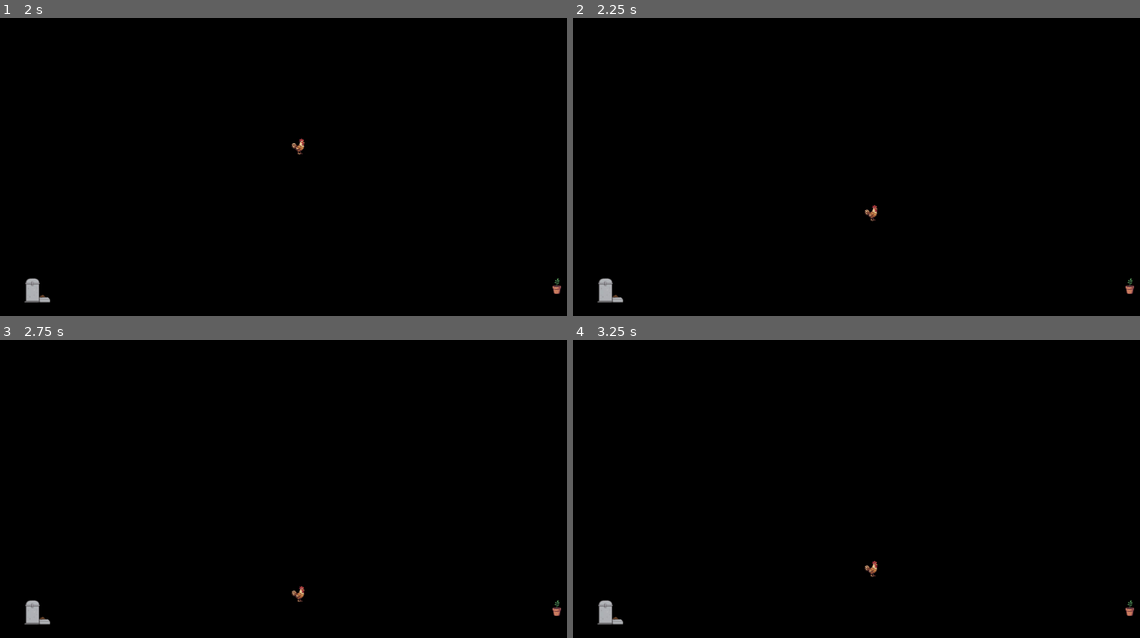
Above: before the commit, frames 1-4 (two rows, left to right).
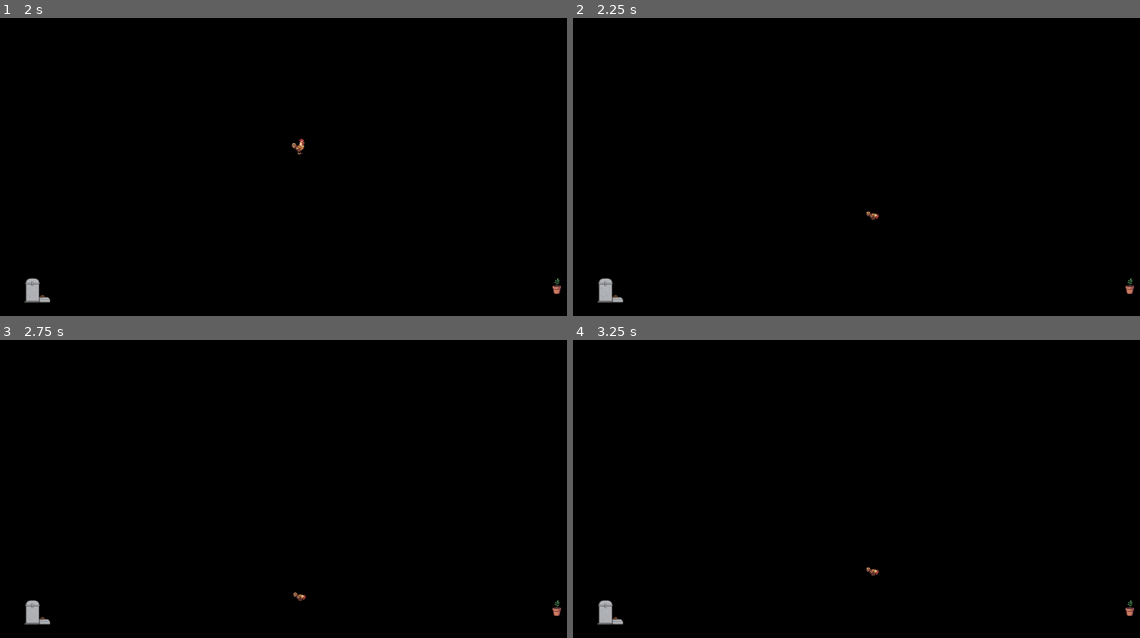
Above: after the commit, the same moments.

Repository: Devkazekama/BCR
Game: Godot game, scene res://Scenes/desktop_manager.tscn
Same seed, same stepped clock (60 frames per second), same inputs: the game is played once before the commit and once after it.
Inputs (mouse positions are in pixels of both pictures, inside the frame that each line leads up to):
- Up to frame 1 (2 s): drag from (11, 310) to (300, 38) at 0.52 s; drag from (96, 143) to (34, 283) at 1.27 s
- Up to frame 2 (2.25 s): move the mouse to (873, 38) at 2.02 s; click (873, 38) at 2.17 s
- Up to frame 3 (2.75 s): no input
- Up to frame 4 (3.25 s): drag from (771, 521) to (601, 387) at 2.77 s

Frame 1 is identical in both runs. In frame 2, less than 0.1% of the frame differs, in the area x 51-55%, y 62-69%; in frame 3, less than 0.1%; in frame 4, less than 0.1%.

Commit message:
Fix physics bounds, collisions, sliding, and pet states
- Implemented dynamic bounding box calculation based on rotation to prevent clipping.
- Added smooth rotation recovery to PickableItems.
- Increased dampening for facilities to stop ice-like sliding.
- Added FALLING and RECOVERING states to pets for tumbling physics.
- Added FORCED_WANDER state for abrupt waking behavior.
- Fixed corn attachment and pickup issues from the PlantPot.
- Configured rigid collision layers and masks to enforce object isolation.

Co-authored-by: Devkazekama <58868652+Devkazekama@users.noreply.github.com>

Diff:
--- a/battle-chicken-rancher/Scripts/PickableItem.gd
+++ b/battle-chicken-rancher/Scripts/PickableItem.gd
@@ -83,6 +83,9 @@
 		throw_velocity = (current_mouse_pos - last_mouse_pos) / delta
 		last_mouse_pos = current_mouse_pos
 		global_position = current_mouse_pos + drag_offset
+
+		# Smoothly right the object when picked up
+		rotation = lerp_angle(rotation, 0.0, 15.0 * delta)
 
 	if use_motion_blur:
 		_handle_motion_blur(delta)
--- a/battle-chicken-rancher/Scripts/PlantPot.gd
+++ b/battle-chicken-rancher/Scripts/PlantPot.gd
@@ -11,6 +11,14 @@
 
 func _ready() -> void:
 	z_index = 0
+
+	# High dampening so it doesn't slide across the floor
+	linear_damp = 5.0
+	angular_damp = 5.0
+
+	# Collision logic: Layer 3, Mask 3 (Facilities collide only with Facilities)
+	collision_layer = 4 # 2^2
+	collision_mask = 4  # 2^2
 
 	# Calling super._ready() allows DesktopBody2D to calculate its bounds_bottom
 	super._ready()
@@ -35,6 +43,7 @@
 	if is_instance_valid(current_corn) and not current_corn.is_queued_for_deletion():
 		if current_corn.get("is_attached") == true:
 			current_corn.global_position = spawn_point.global_position
+			current_corn.rotation = self.rotation
 
 func _on_picked_up() -> void:
 	super._on_picked_up()
@@ -62,6 +71,7 @@
 
 		if "is_attached" in current_corn:
 			current_corn.is_attached = true
+			current_corn.freeze = true
 
 		current_corn.z_as_relative = false
 		current_corn.z_index = 1
--- a/battle-chicken-rancher/Scripts/corn.gd
+++ b/battle-chicken-rancher/Scripts/corn.gd
@@ -3,7 +3,17 @@
 
 func _ready() -> void:
 	z_index = 1
+
+	# Collision logic: Layer 2, Mask 2 (Props collide only with Props)
+	collision_layer = 2
+	collision_mask = 2
+
 	super._ready()
 
 	# Ensure the vacuum recognizes it as food
 	add_to_group("food")
+
+func _on_picked_up() -> void:
+	super._on_picked_up()
+	if is_attached:
+		is_attached = false
--- a/battle-chicken-rancher/Scripts/desktop_body_2d.gd
+++ b/battle-chicken-rancher/Scripts/desktop_body_2d.gd
@@ -104,10 +104,57 @@
 		return
 
 	var screen_rect = DisplayServer.screen_get_usable_rect(get_window().current_screen)
-	var floor_limit = screen_rect.end.y - GameSettings.taskbar_offset - bounds_bottom
-	var ceiling_limit = screen_rect.position.y - bounds_top
-	var left_limit = screen_rect.position.x - bounds_left
-	var right_limit = screen_rect.end.x - bounds_right
+
+	# Dynamically calculate bounds based on current rotation
+	var current_bounds_bottom = bounds_bottom
+	var current_bounds_top = bounds_top
+	var current_bounds_left = bounds_left
+	var current_bounds_right = bounds_right
+
+	var col_shape = get_node_or_null("CollisionShape2D")
+	var poly_shape = get_node_or_null("CollisionPolygon2D")
+
+	if col_shape and col_shape.shape:
+		var rect = col_shape.shape.get_rect()
+		var points = [
+			Vector2(rect.position.x, rect.position.y),
+			Vector2(rect.end.x, rect.position.y),
+			Vector2(rect.position.x, rect.end.y),
+			Vector2(rect.end.x, rect.end.y)
+		]
+
+		current_bounds_bottom = -99999.0
+		current_bounds_top = 99999.0
+		current_bounds_left = 99999.0
+		current_bounds_right = -99999.0
+
+		for p in points:
+			# Apply local position/scale, then rotate
+			var local_p = (p * col_shape.scale) + col_shape.position
+			var rotated_p = local_p.rotated(rotation)
+			if rotated_p.y > current_bounds_bottom: current_bounds_bottom = rotated_p.y
+			if rotated_p.y < current_bounds_top: current_bounds_top = rotated_p.y
+			if rotated_p.x < current_bounds_left: current_bounds_left = rotated_p.x
+			if rotated_p.x > current_bounds_right: current_bounds_right = rotated_p.x
+
+	elif poly_shape and poly_shape.polygon.size() > 0:
+		current_bounds_bottom = -99999.0
+		current_bounds_top = 99999.0
+		current_bounds_left = 99999.0
+		current_bounds_right = -99999.0
+
+		for p in poly_shape.polygon:
+			var scaled_p = (p * poly_shape.scale) + poly_shape.position
+			var rotated_p = scaled_p.rotated(rotation)
+			if rotated_p.x < current_bounds_left: current_bounds_left = rotated_p.x
+			if rotated_p.x > current_bounds_right: current_bounds_right = rotated_p.x
+			if rotated_p.y < current_bounds_top: current_bounds_top = rotated_p.y
+			if rotated_p.y > current_bounds_bottom: current_bounds_bottom = rotated_p.y
+
+	var floor_limit = screen_rect.end.y - GameSettings.taskbar_offset - current_bounds_bottom
+	var ceiling_limit = screen_rect.position.y - current_bounds_top
+	var left_limit = screen_rect.position.x - current_bounds_left
+	var right_limit = screen_rect.end.x - current_bounds_right
 
 	var pos = state.transform.origin
 	var vel = state.linear_velocity
--- a/battle-chicken-rancher/Scripts/egg.gd
+++ b/battle-chicken-rancher/Scripts/egg.gd
@@ -8,6 +8,12 @@
 var has_hatched: bool = false
 
 func _ready() -> void:
+	# Collision logic: Layer 2, Mask 2 (Props collide only with Props)
+	collision_layer = 2
+	collision_mask = 2
+
+	super._ready()
+
 	add_to_group("egg")
 	# Higher tier eggs take longer to hatch
 	required_hatch_time = 60.0 * egg_tier
--- a/battle-chicken-rancher/Scripts/feeder.gd
+++ b/battle-chicken-rancher/Scripts/feeder.gd
@@ -9,6 +9,15 @@
 
 func _ready() -> void:
 	z_index = 0
+
+	# High dampening so it doesn't slide across the floor
+	linear_damp = 5.0
+	angular_damp = 5.0
+
+	# Collision logic: Layer 4, Mask 0 (Ethereal)
+	collision_layer = 8 # 2^3
+	collision_mask = 0
+
 	super._ready() # <--- This automatically triggers the universal scaler now!
 	add_to_group("feeder")
 	_update_visuals()
--- a/battle-chicken-rancher/Scripts/pet.gd
+++ b/battle-chicken-rancher/Scripts/pet.gd
@@ -8,12 +8,13 @@
 @export var walk_speed: float = 100.0
 @export var acceleration: float = 0.1
 
-enum State { IDLE, WANDER, SLEEPING, MOVING_TO_FEEDER, EATING, MOVING_TO_EGG, ROOSTING, FINDING_BED }
+enum State { IDLE, WANDER, SLEEPING, MOVING_TO_FEEDER, EATING, MOVING_TO_EGG, ROOSTING, FINDING_BED, FALLING, RECOVERING, FORCED_WANDER }
 var current_state: State = State.IDLE
 var state_timer: float = 0.0
 var target_destination: Vector2 = Vector2.ZERO
 var target_node: Node2D = null
 
+var was_abruptly_woken: bool = false
 var debug_timer: float = 0.0
 @onready var anim_sprite: AnimatedSprite2D = $AnimatedSprite2D
 var pet_velocity: Vector2 = Vector2.ZERO
@@ -22,6 +23,11 @@
 	z_index = 3
 	z_as_relative = false
 	lock_rotation = true # Keeps the pet upright
+
+	# Collision logic: Layer 1, Mask 1 (Pets collide only with Pets)
+	collision_layer = 1
+	collision_mask = 1
+
 	super._ready()
 
 	if not data:
@@ -48,18 +54,25 @@
 	_evaluate_state_machine()
 	_execute_current_state(delta)
 
-	is_walking = (current_state == State.WANDER or current_state == State.MOVING_TO_FEEDER or current_state == State.MOVING_TO_EGG or current_state == State.FINDING_BED)
-
-	# Apply pet velocity manually since we are overriding forces for walk cycle.
-	linear_velocity.x = pet_velocity.x
+	is_walking = (current_state == State.WANDER or current_state == State.MOVING_TO_FEEDER or current_state == State.MOVING_TO_EGG or current_state == State.FINDING_BED or current_state == State.FORCED_WANDER)
+
+	if current_state != State.FALLING and current_state != State.RECOVERING:
+		# Apply pet velocity manually since we are overriding forces for walk cycle.
+		linear_velocity.x = pet_velocity.x
 
 	super._physics_process(delta)
+
+func _on_dropped() -> void:
+	super._on_dropped()
+	_transition_to(State.FALLING)
 
 func _on_picked_up() -> void:
 	super._on_picked_up()
 	if current_state == State.SLEEPING or current_state == State.FINDING_BED:
 		print(data.species_name, " was woken up abruptly!")
-		_transition_to(State.IDLE)
+		was_abruptly_woken = true
+
+	_transition_to(State.IDLE)
 
 func _update_needs(delta: float) -> void:
 	var energy_pct = (data.current_energy / data.max_energy) * 100.0
@@ -96,7 +109,7 @@
 	data.happiness = clamp(data.happiness, 0.0, 100.0)
 
 func _evaluate_state_machine() -> void:
-	if current_state == State.EATING or current_state == State.ROOSTING or current_state == State.FINDING_BED:
+	if current_state == State.EATING or current_state == State.ROOSTING or current_state == State.FINDING_BED or current_state == State.FALLING or current_state == State.RECOVERING or current_state == State.FORCED_WANDER:
 		return
 
 	var energy_pct = (data.current_energy / data.max_energy) * 100.0
@@ -186,6 +199,15 @@
 			pet_velocity.x = 0
 			state_timer = 10.0
 			if anim_sprite: anim_sprite.play("sleep")
+		State.FALLING:
+			lock_rotation = false
+		State.RECOVERING:
+			pass
+		State.FORCED_WANDER:
+			var direction = 1 if randf() > 0.5 else -1
+			target_destination = Vector2(_get_screen_safe_x(global_position.x + (direction * randf_range(50, 200))), global_position.y)
+			state_timer = randf_range(2.0, 4.0)
+			if anim_sprite: anim_sprite.play("walk")
 
 func _play_flavor_idle() -> void:
 	if not anim_sprite: return
@@ -238,6 +260,30 @@
 
 		State.ROOSTING:
 			if state_timer <= 0 or not is_instance_valid(target_node):
+				_transition_to(State.IDLE)
+
+		State.FALLING:
+			# Chicken is falling/tumbling. Check if it has come to a rest.
+			if linear_velocity.length() < 10.0:
+				_transition_to(State.RECOVERING)
+
+		State.RECOVERING:
+			# Smoothly right itself
+			# Ensure we handle continuous rotation cleanly
+			rotation = lerp_angle(rotation, 0.0, 5.0 * delta)
+			var normalized_rot = wrapf(rotation, -PI, PI)
+			if abs(normalized_rot) < 0.05:
+				rotation = 0.0
+				lock_rotation = true
+				if "was_abruptly_woken" in self and self.get("was_abruptly_woken"):
+					self.set("was_abruptly_woken", false)
+					_transition_to(State.FORCED_WANDER)
+				else:
+					_transition_to(State.IDLE)
+
+		State.FORCED_WANDER:
+			_move_towards_target_x(target_destination.x)
+			if abs(global_position.x - target_destination.x) < 10 or state_timer <= 0:
 				_transition_to(State.IDLE)
 
 func _get_screen_safe_x(desired_x: float) -> float:
